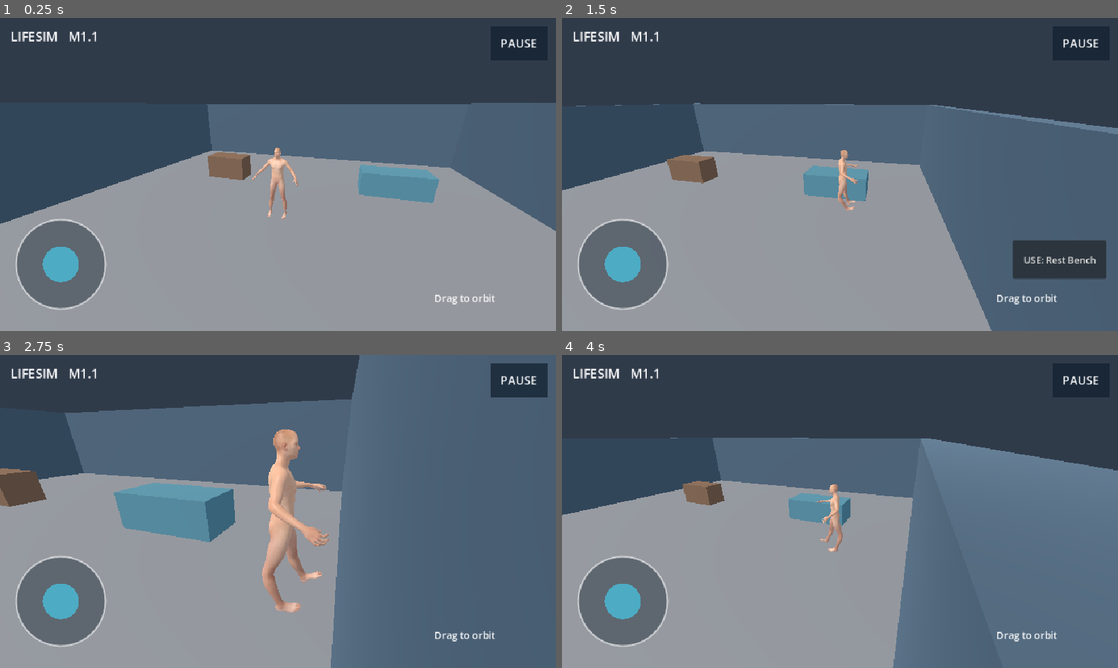
Above: before the commit, frames 1-4 (two rows, left to right).
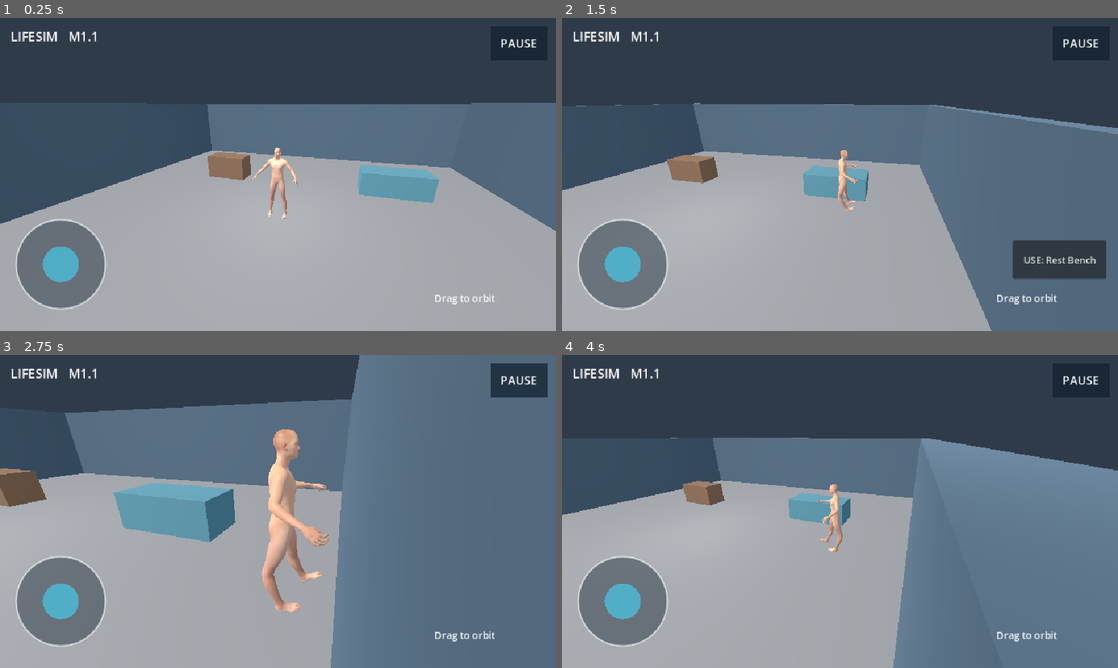
Above: after the commit, the same moments.

Repository: Ye-Shwethway/creators-universe-lifesim
Game: Godot game, scene res://scenes/main.tscn
Two runs of this game, one before a commit and one after it. Both use one fixed random seed, a clock stepped at 60 frames per second and the inputs below.
Inputs (mouse positions are in pixels of both pictures, inside the frame that each line leads up to):
- Up to frame 1 (0.25 s): no input
- Up to frame 2 (1.5 s): move the mouse to (962, 158) at 0.52 s; hold D (move_right) 0.53-1.25 s; hold Shift (sprint) 0.53-1.25 s; click (962, 158) at 0.67 s; drag from (728, 190) to (812, 237) at 1.27 s
- Up to frame 3 (2.75 s): move the mouse to (333, 442) at 2.02 s; hold D (move_right) from 2.03 s (still down); hold Shift (sprint) from 2.03 s (still down)
- Up to frame 4 (4 s): release D (move_right) at 2.75 s; release Shift (sprint) at 2.75 s; drag from (812, 574) to (673, 464) at 2.77 s; move the mouse to (1006, 558) at 3.52 s; hold A (move_left) from 3.53 s (still down); hold Shift (sprint) from 3.53 s (still down)

The runs differ from the first frame. In frame 1, 4.0% of the frame differs, in the area x 38-61%, y 41-80%; in frame 2, 3.3%; in frame 3, 0.9%; in frame 4, 2.3%.

Commit message:
fix: add soft indoor fill lighting to LifeSim scene

Diff:
--- a/scripts/main.gd
+++ b/scripts/main.gd
@@ -54,7 +54,8 @@
     cam.current = true
     var sun := DirectionalLight3D.new()
     sun.rotation_degrees = Vector3(-48, -35, 0)
-    sun.light_energy = 0.85
+    sun.light_energy = 1.1
+    sun.shadow_enabled = false
     add_child(sun)
     var ambient := WorldEnvironment.new()
     var environment := Environment.new()
@@ -65,6 +66,13 @@
     environment.ambient_light_energy = 0.8
     ambient.environment = environment
     add_child(ambient)
+    var fill := OmniLight3D.new()
+    fill.name = "RoomFill"
+    fill.position = Vector3(0.0, 2.55, 0.0)
+    fill.light_energy = 0.8
+    fill.omni_range = 12.0
+    fill.shadow_enabled = false
+    add_child(fill)
     var layer := CanvasLayer.new()
     add_child(layer)
     var hud := LifeSimMobileControls.new()
